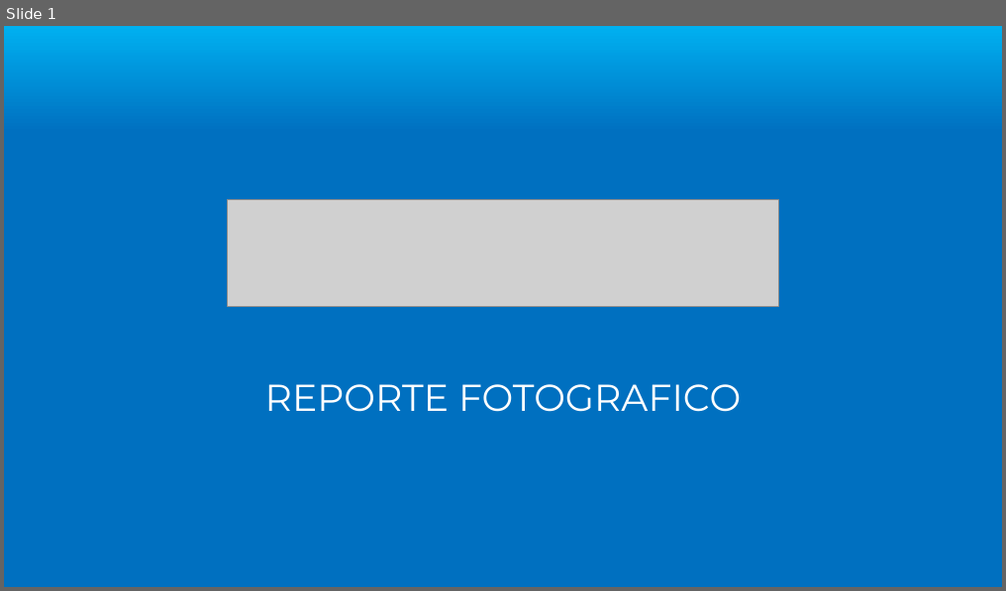
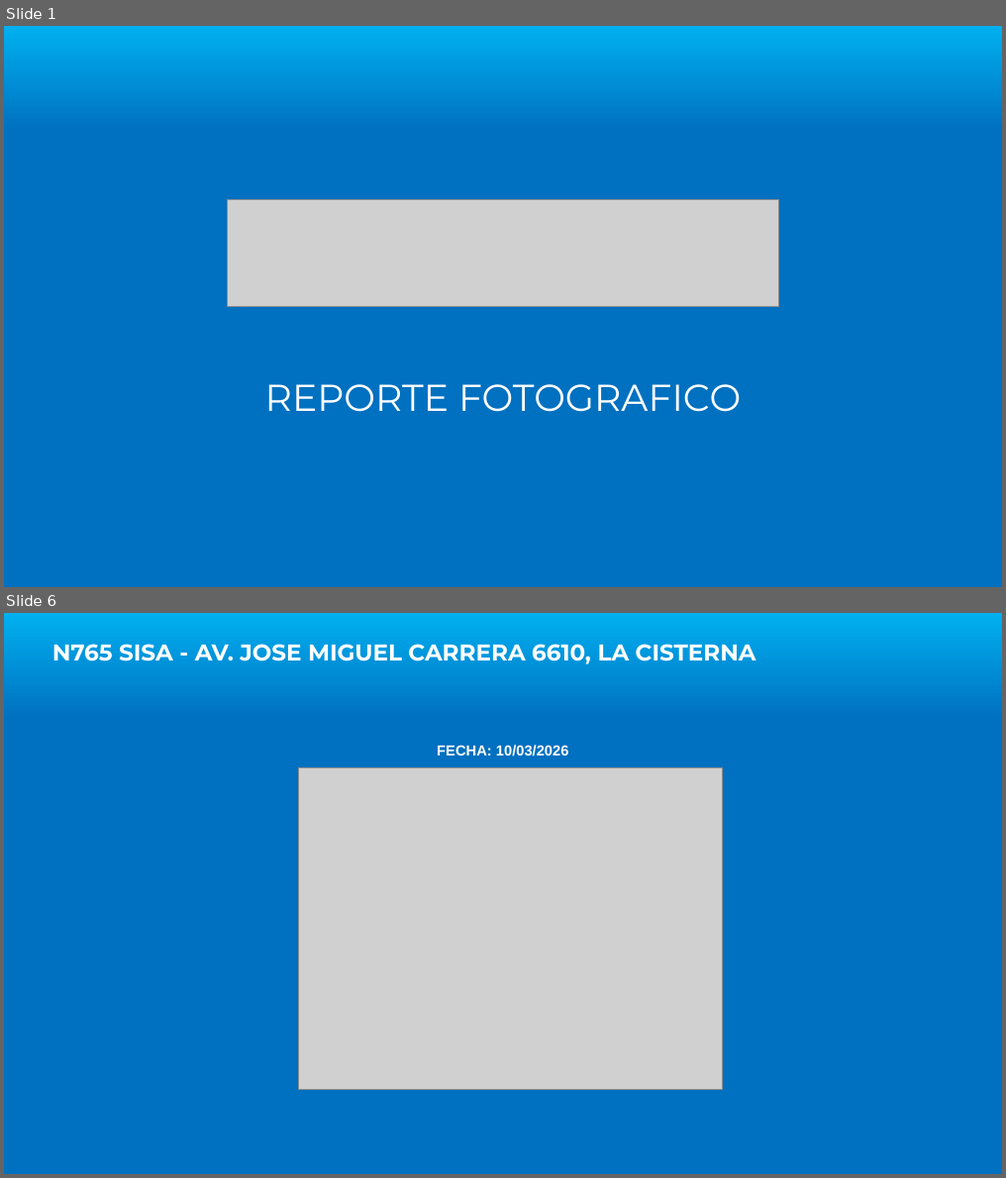
Before and after one commit to jrolivares/App-Imp, a slide deck: Termplate.pptx. Shown one above the other, each under a label of ours: slide 1 before the commit, slides 1 and 6 after it; the slides between them are not shown. The pictures are 1006x591 and 1006x1178 pixels, drawn with LibreOffice and Linux fonts; fonts in the diff are those of the drawing; grey boxes stand for pictures; background and template pictures are left out. Boxes give left, top, right and bottom in pixels: in the first picture for what was removed or moved away, otherwise in the second. Text is boxed around its words. In the diff, an @@ line names an element or a change of style, - is before the commit and + after.

```diff
--- a/Termplate.pptx
+++ b/Termplate.pptx
@@ slide 6 added at (4, 613, 1002, 1174), background gradient #00B0F0 to #0070C0 @@
@@ text added at (53, 644, 756, 664), 22 pt, text #FFFFFF, bold @@
+N765 SISA - AV. JOSE MIGUEL CARRERA 6610, LA CISTERNA
@@ text added at (437, 745, 569, 757), 14 pt, text #FFFFFF, bold @@
+FECHA: 10/03/2026
@@ picture added at (299, 767, 723, 1089) @@
```
Also in this commit, not shown: 4 other slides added, 7 slides removed, 3 other files.
